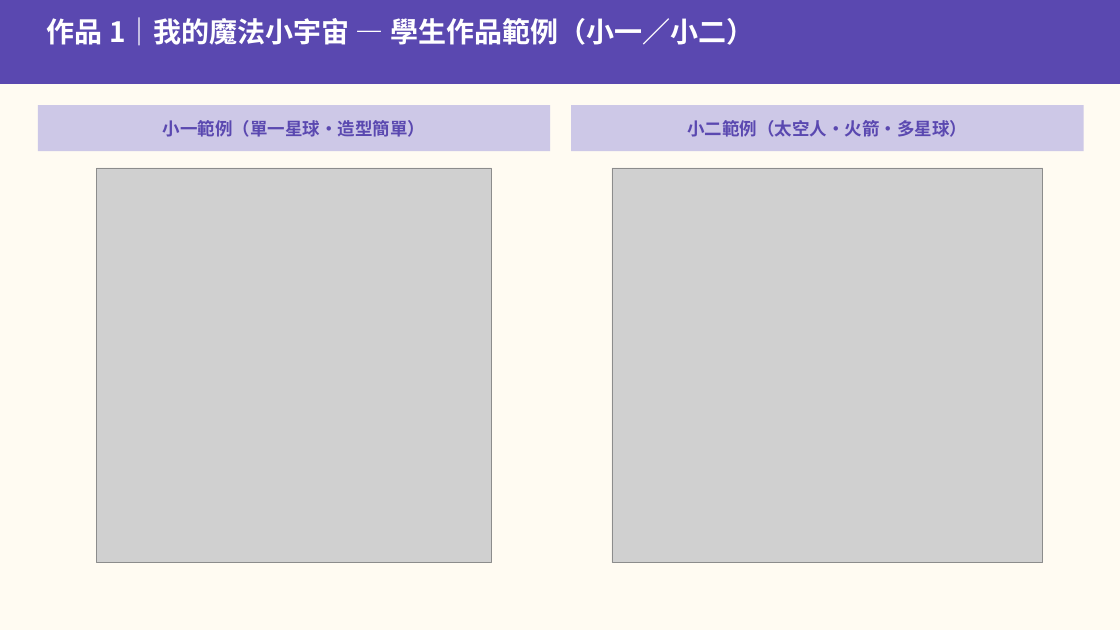
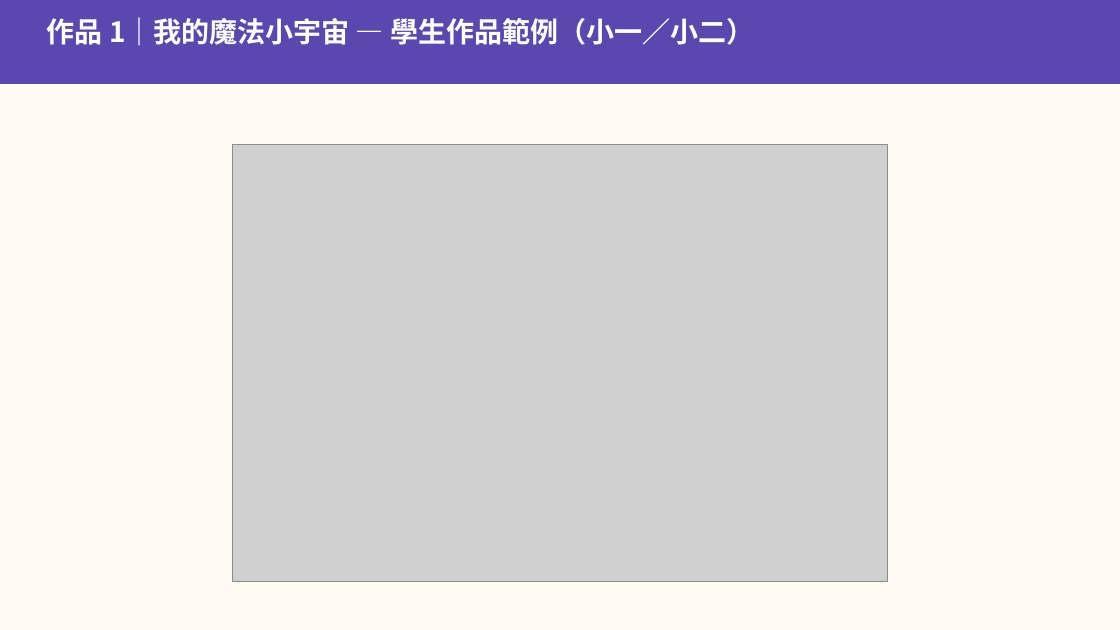
Before and after one commit to serina168/mandala-beginner, a slide deck: slide 16 of 2026兒童才藝講師培訓_上課簡報.pptx. Drawn at 1120x630 pixels with LibreOffice and Linux fonts; fonts in the diff are those of the drawing; grey boxes stand for pictures. Boxes give left, top, right and bottom in pixels: in the first picture for what was removed or moved away, otherwise in the second. Text is boxed around its words. In the diff, an @@ line names an element or a change of style, - is before the commit and + after.

```diff
--- a/2026兒童才藝講師培訓_上課簡報.pptx
+++ b/2026兒童才藝講師培訓_上課簡報.pptx
@@ rectangle removed at [38, 105, 550, 151] @@
@@ rectangle removed at [571, 105, 1084, 151] @@
@@ text removed at [163, 120, 425, 137] @@
-小一範例（單一星球・造型簡單）
@@ picture added at [233, 145, 888, 581] @@
@@ text removed at [687, 120, 967, 137] @@
-小二範例（太空人・火箭・多星球）
@@ picture removed at [97, 168, 492, 563] @@
@@ picture removed at [613, 168, 1044, 563] @@
```
Also in this commit, not shown: 8 other slides changed, 12 other files.
